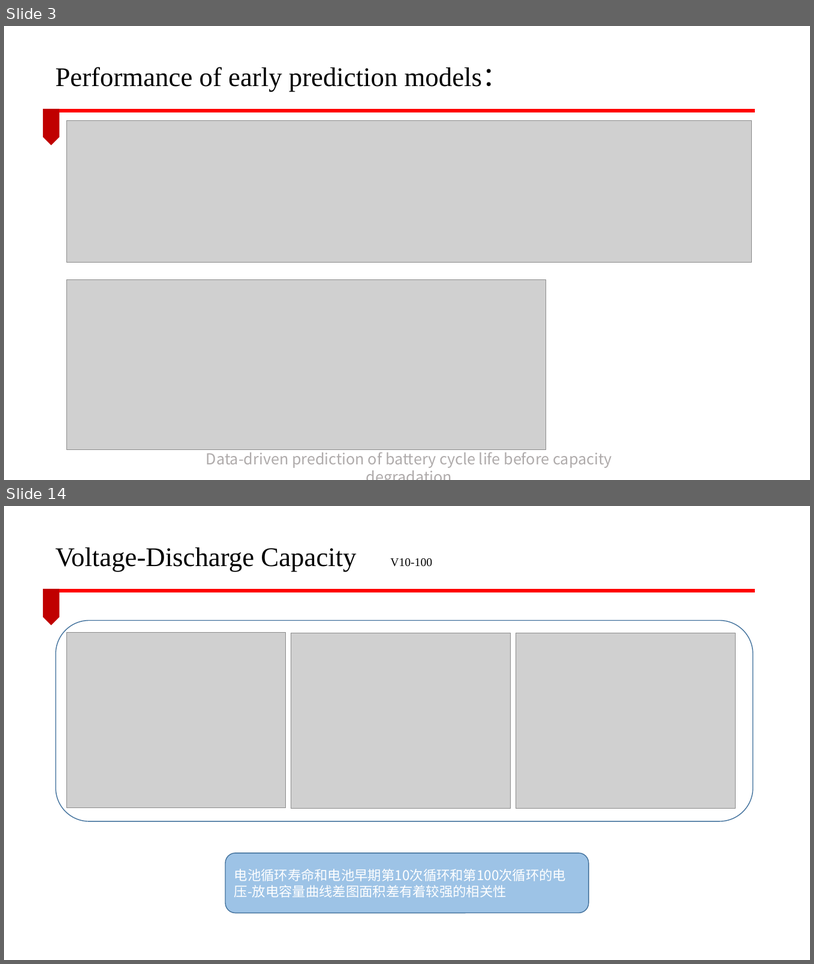
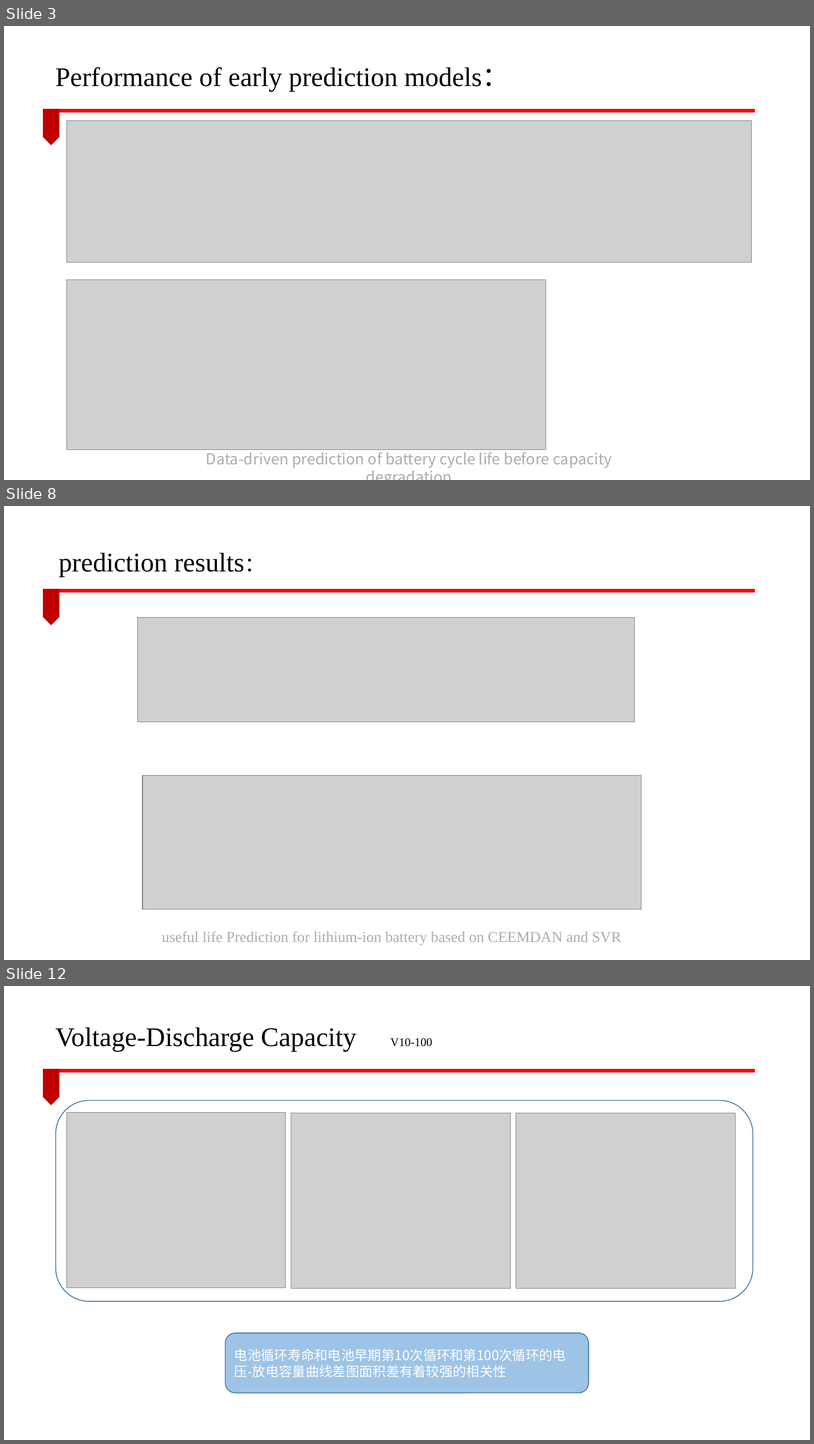
Before and after one commit to lucking666/sys, a slide deck: 卢老师论文汇报/CEEMDAN汇报.pptx. Shown one above the other, each under a label of ours: slides 3 and 14 before the commit, slides 3, 8 and 12 after it; the slides between them are not shown. The pictures are 814x964 and 814x1444 pixels, drawn with LibreOffice and Linux fonts; fonts in the diff are those of the drawing; grey boxes stand for pictures; background and template pictures are left out. Boxes give left, top, right and bottom in pixels: in the first picture for what was removed or moved away, otherwise in the second. Text is boxed around its words. In the diff, an @@ line names an element or a change of style, - is before the commit and + after.

```diff
--- a/卢老师论文汇报/CEEMDAN汇报.pptx
+++ b/卢老师论文汇报/CEEMDAN汇报.pptx
@@ slide 8 added at <box>4,506,810,960</box>, background #FFFFFF; not listed: 2 template elements that a slide beside it also shows @@
@@ text added at <box>59,553,245,577</box>, 32 pt, text #000000 @@
+prediction results：
@@ picture added at <box>138,618,636,722</box> @@
@@ picture added at <box>143,775,642,909</box> @@
@@ text added at <box>162,931,621,945</box>, 18 pt, text #AFABAB @@
+useful life Prediction for lithium-ion battery based on CEEMDAN and SVR
@@ what was slide 14 is now slide 12 @@
```
Also in this commit, not shown: 3 slides changed, 1 other slide added, 4 slides removed, 2 other files.
